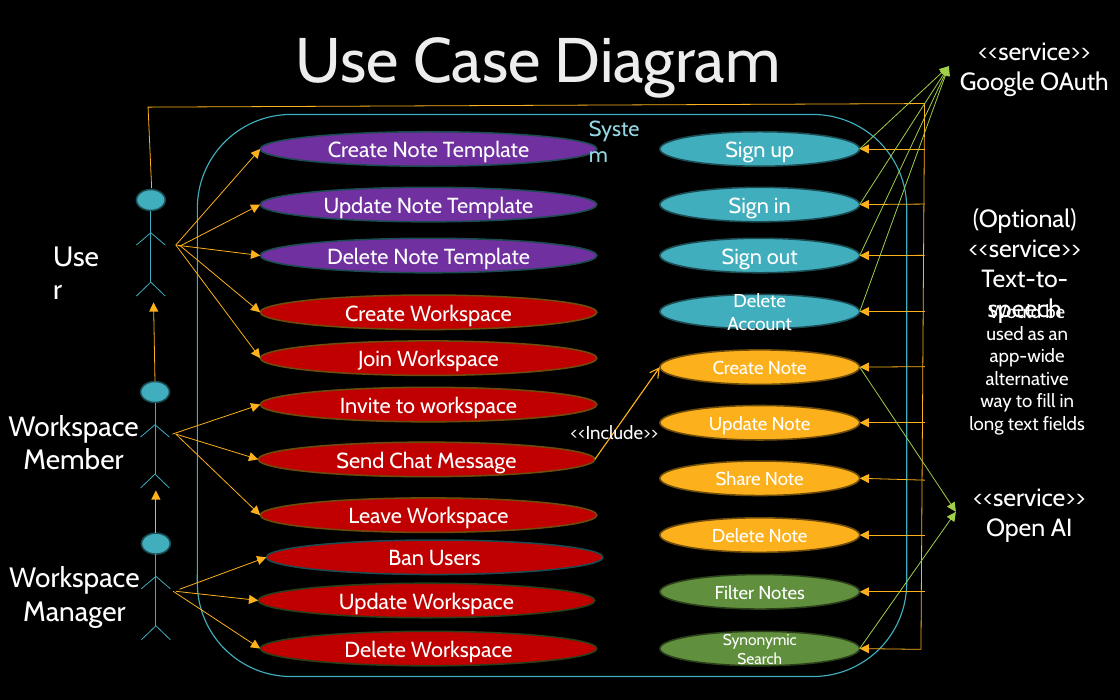
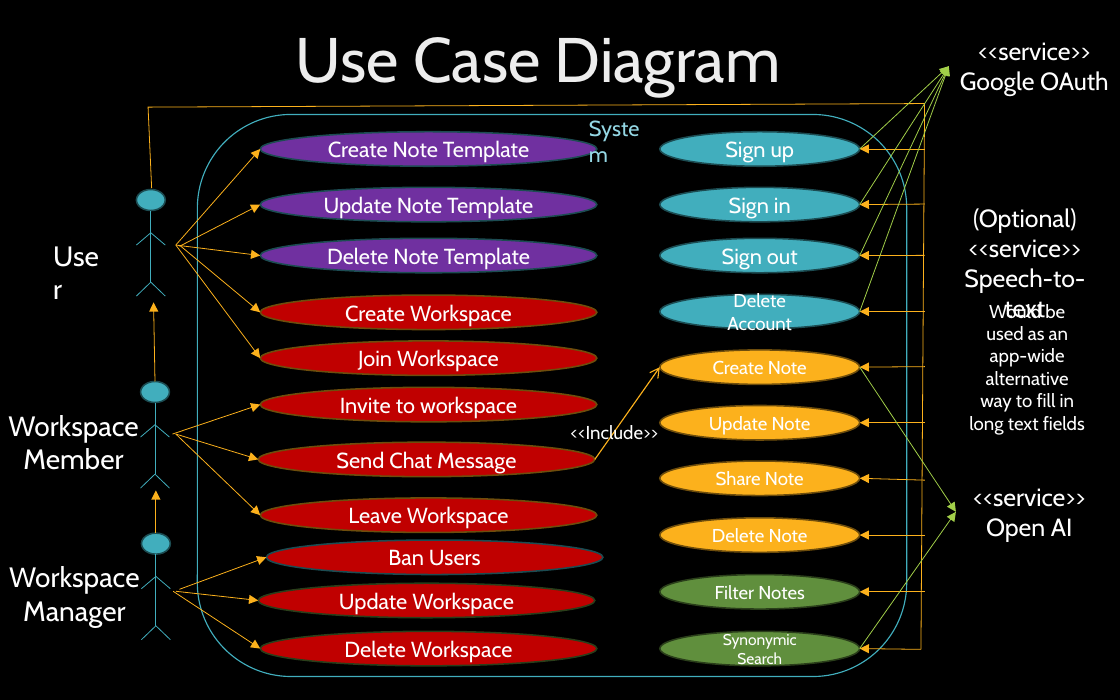
Before and after one commit to MinPoe/frontend-thingspace.ts, a slide deck: slide 4 of ThingSpaceTsM2.pptx. Drawn at 1120x700 pixels with LibreOffice and Linux fonts; fonts in the diff are those of the drawing; background and template pictures are left out. Boxes give left, top, right and bottom in pixels: in the first picture for what was removed or moved away, otherwise in the second. Text is boxed around its words. In the diff, an @@ line names an element or a change of style, - is before the commit and + after.

```diff
--- a/ThingSpaceTsM2.pptx
+++ b/ThingSpaceTsM2.pptx
@@ text at (x1=964, y1=208, x2=1085, y2=318): text changed @@
-(Optional)
-<<service>>
-Text-to-speech
+(Optional)
+<<service>>
+Speech-to-text
```
Also in this commit, not shown: 4 other files.
